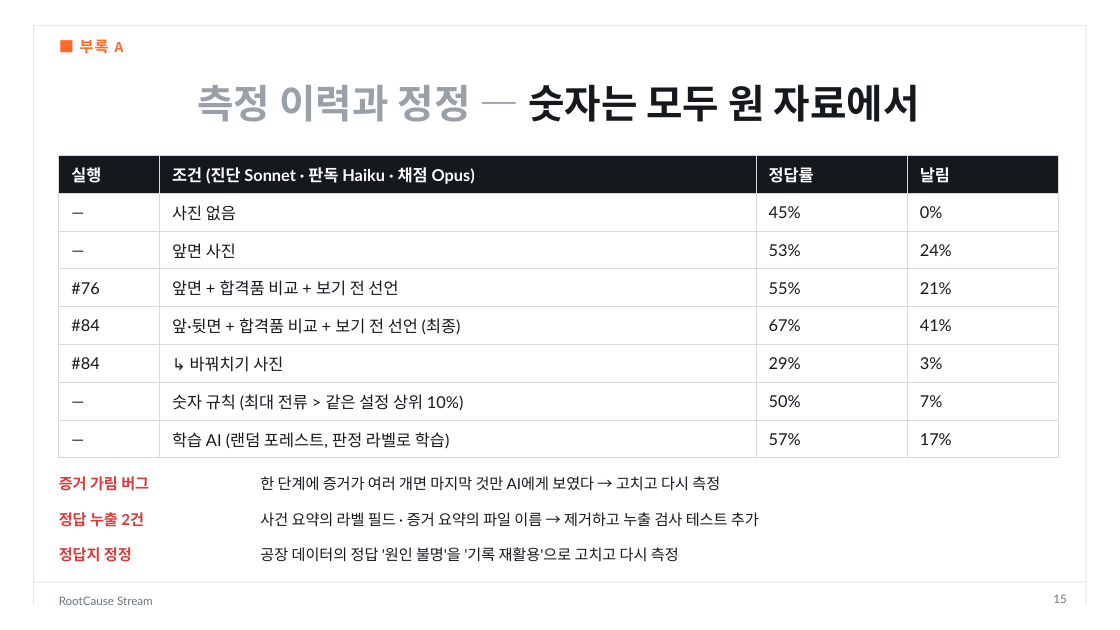
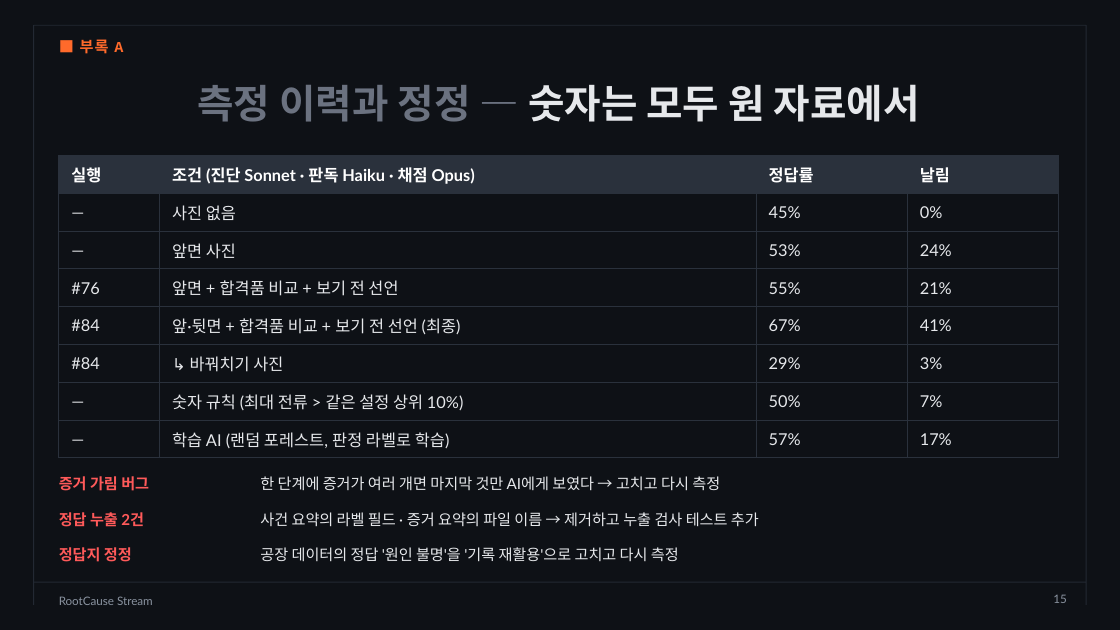
Before and after one commit to dlwogud/rootcause-stream, a slide deck: slide 15 of deck/RootCause_Stream_발표자료.pptx. Drawn at 1120x630 pixels with LibreOffice and Linux fonts; fonts in the diff are those of the drawing; background and template pictures are left out. Boxes give left, top, right and bottom in pixels: in the first picture for what was removed or moved away, otherwise in the second. Text is boxed around its words. In the diff, an @@ line names an element or a change of style, - is before the commit and + after.

```diff
--- a/deck/RootCause_Stream_발표자료.pptx
+++ b/deck/RootCause_Stream_발표자료.pptx
@@ background #FFFFFF to picture (left out) @@
@@ line (34, 25) - (34, 605): stroke #E3E5E9 0.75 pt to #232933 0.75 pt @@
@@ line (34, 25) - (1086, 25): stroke #E3E5E9 0.75 pt to #232933 0.75 pt @@
@@ line (1086, 25) - (1086, 605): stroke #E3E5E9 0.75 pt to #232933 0.75 pt @@
@@ title "측정 이력과 정정 — 숫자는 ..." at [197, 84, 920, 122]: text colour #9AA0A8 to #6B7280 in "측정 이력과 정정 —"; text colour #15181D to #E6E8EB in "숫자는 모두 원 자료에서" @@
@@ table at [59, 155, 1059, 452] @@
@@ fill #15181D to #2A313C in row 1 @@
@@ text colour #15181D to #E6E8EB in "—", "사진 없음", "45%", "0%" and 24 more places @@
@@ borders changed @@
@@ text colour #D93B3B to #FF5A5A in 3 elements at [59, 476, 149, 491], [59, 512, 144, 527], [59, 547, 132, 562] @@
@@ text colour #15181D to #E6E8EB in 3 elements at [260, 476, 720, 491], [260, 512, 759, 527], [260, 547, 679, 562] @@
@@ line (34, 582) - (1086, 582): stroke #E3E5E9 0.75 pt to #232933 0.75 pt @@
@@ text "RootCause Stream" at [59, 596, 153, 605]: text colour #6B7280 to #8A93A0 @@
@@ page number at [1053, 594, 1066, 603]: text colour #6B7280 to #8A93A0 @@
```
Also in this commit, not shown: 16 other slides changed, 8 other files.
